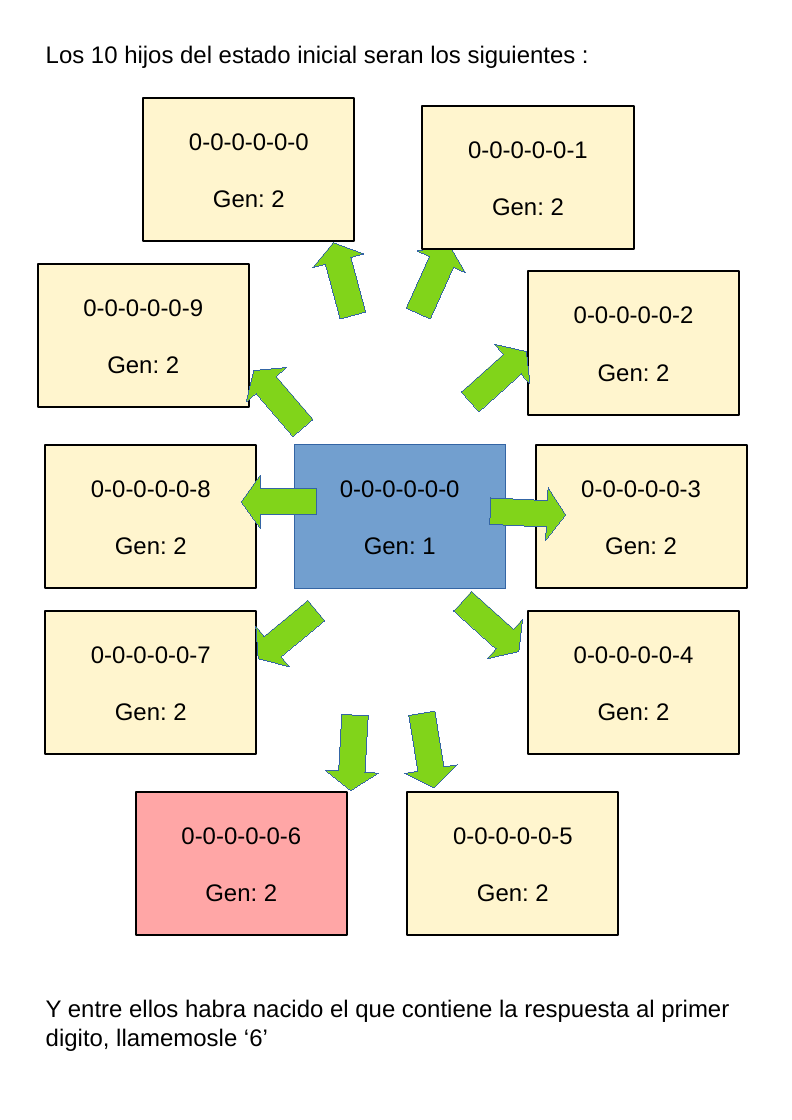
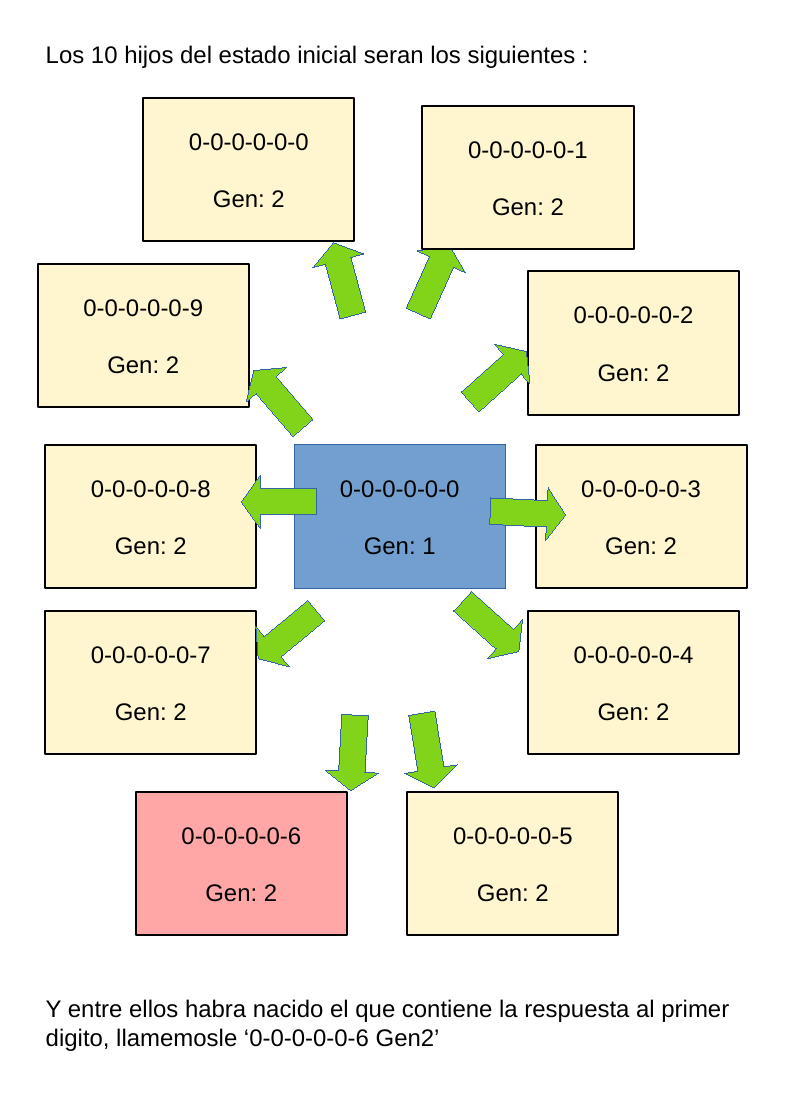
Before and after one commit to fabhrius/La-Cosa, a slide deck: slide 6 of capitulos/Otros ejemplos de resolucion de problemas/Ejemplos de resolucion de problemas mas complejos.odp. Drawn at 792x1120 pixels with LibreOffice and Linux fonts; fonts in the diff are those of the drawing. Boxes give left, top, right and bottom in pixels: in the first picture for what was removed or moved away, otherwise in the second. Text is boxed around its words. In the diff, an @@ line names an element or a change of style, - is before the commit and + after.

```diff
--- a/capitulos/Otros ejemplos de resolucion de problemas/Ejemplos de resolucion de problemas mas complejos.odp
+++ b/capitulos/Otros ejemplos de resolucion de problemas/Ejemplos de resolucion de problemas mas complejos.odp
@@ text at box(46, 999, 729, 1051): text changed @@
-Y entre ellos habra nacido el que contiene la respuesta al primer digito, llamemosle ‘6’
+Y entre ellos habra nacido el que contiene la respuesta al primer digito, llamemosle ‘0-0-0-0-0-6 Gen2’
```
Also in this commit, not shown: 6 other slides changed.
